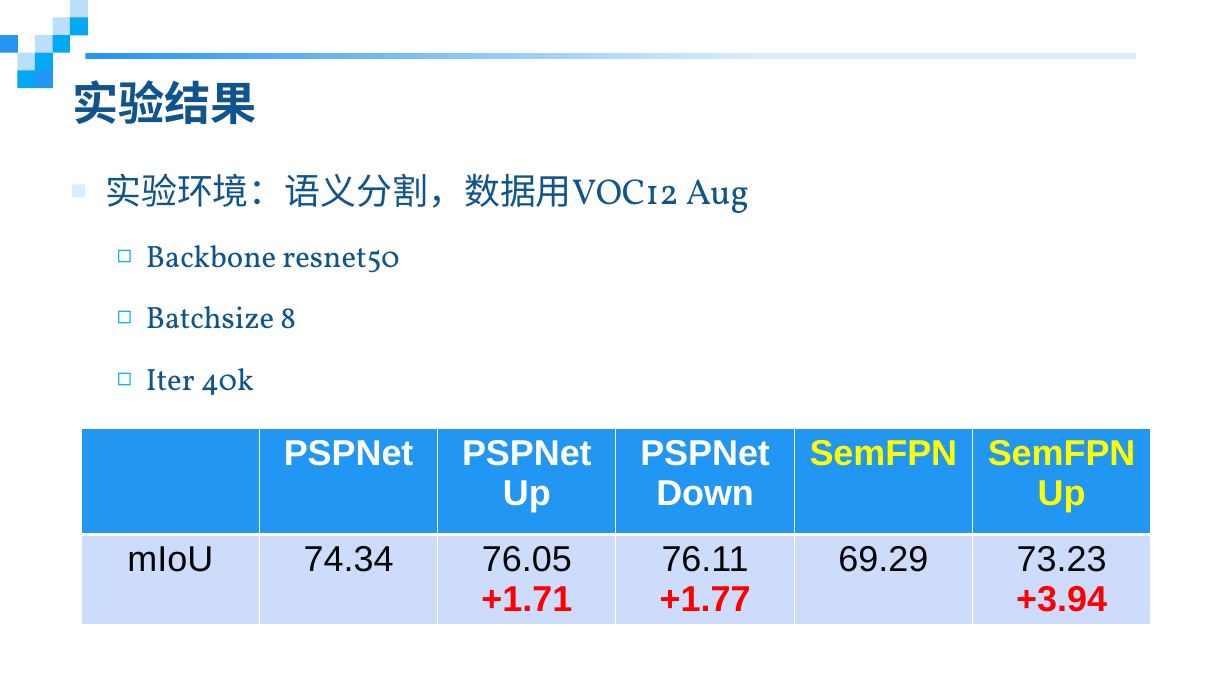
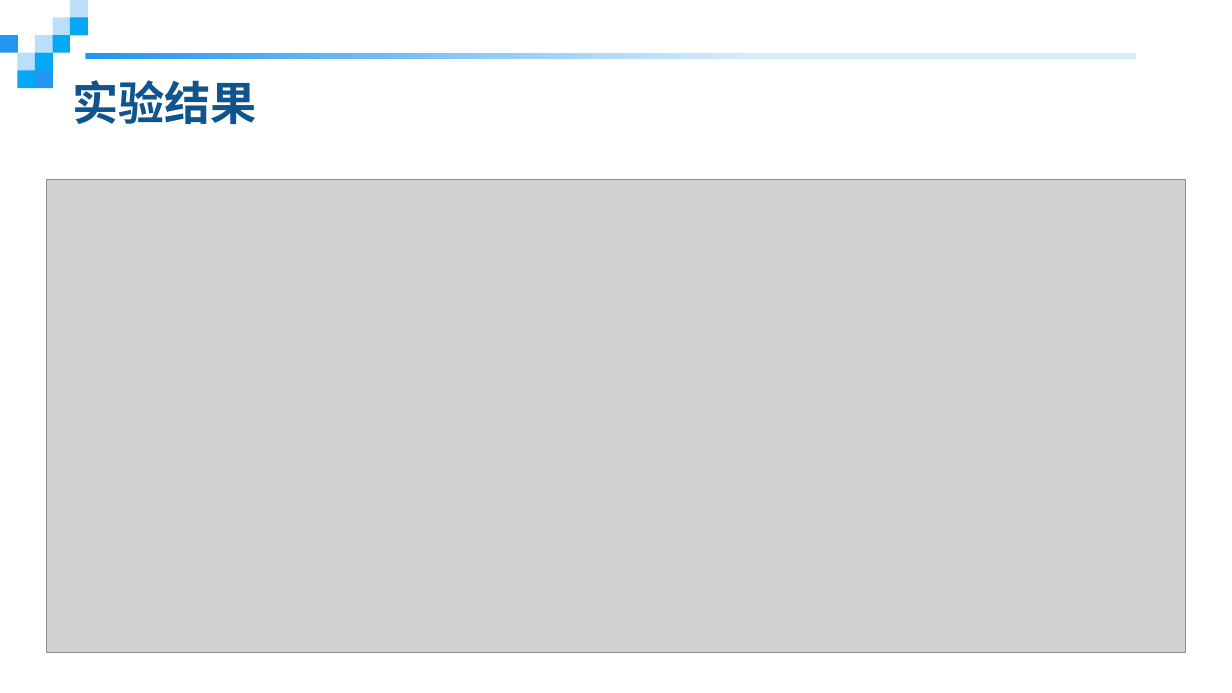
Before and after one commit to oahzxl/Rezolution, a slide deck: slide 9 of 文档/20210608.pptx (slide 8 before the commit). Drawn at 1232x693 pixels with LibreOffice and Linux fonts; fonts in the diff are those of the drawing; grey boxes stand for pictures. Boxes give left, top, right and bottom in pixels: in the first picture for what was removed or moved away, otherwise in the second. Text is boxed around its words. In the diff, an @@ line names an element or a change of style, - is before the commit and + after.

```diff
--- a/文档/20210608.pptx
+++ b/文档/20210608.pptx
@@ picture added at <box>47,179,1186,653</box> @@
@@ text removed at <box>105,173,749,395</box> @@
-■ 实验环境：语义分割，数据用VOC12 Aug
-  ◻ Backbone resnet50
-  ◻ Batchsize 8
-  ◻ Iter 40k
@@ table removed at <box>81,429,1152,631</box>, 2 rows, 6 columns @@
- | PSPNet | PSPNet / Up | PSPNet / Down | SemFPN | SemFPN / Up
-mIoU | 74.34 | 76.05 / +1.71 | 76.11 / +1.77 | 69.29 | 73.23 / +3.94
```
Also in this commit, not shown: 4 other slides changed, 5 slides added, 1 slide removed, 21 other files.
